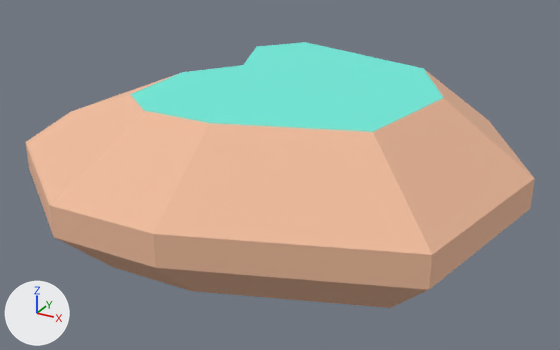
Renders of the glTF model assets/nature_kit/rock_largeC.glb from each side of a commit.
One viewpoint serves both versions: a 50 mm lens placed at (0.776, -1.46, 0.767), pointed at (-0.009, -0.033, 0.054). Arrows for +X, +Y and +Z are at lower left; the lights stay in place. The first picture is the older version. Where no turn or scale is listed for an object, it has been applied to the vertices.

In view in the first picture: 'rock_largeC'.
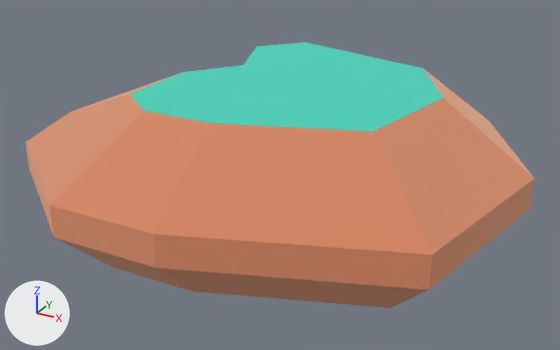
Where the change shows, as pixel boxes [x1, y1, x2, y2] in the pictures (560 x 350 px):
'rock_largeC', surface changed
    both: [26, 42, 535, 308]

The change, as a list of edits to the scene's bpy script:
```text
Change mat_dirt:
    mat_dirt.metallic: 0.05 -> 1.0
    mat_dirt.roughness: 0.85 -> 1.0
Change mat_grass:
    mat_grass.metallic: 0.05 -> 1.0
Remove ob_tmpparent:
    ob_tmpparent = bpy.data.objects.new('tmpParent', None)
    ob_tmpparent.location = (0.0, 0.0, 0.0)
```
